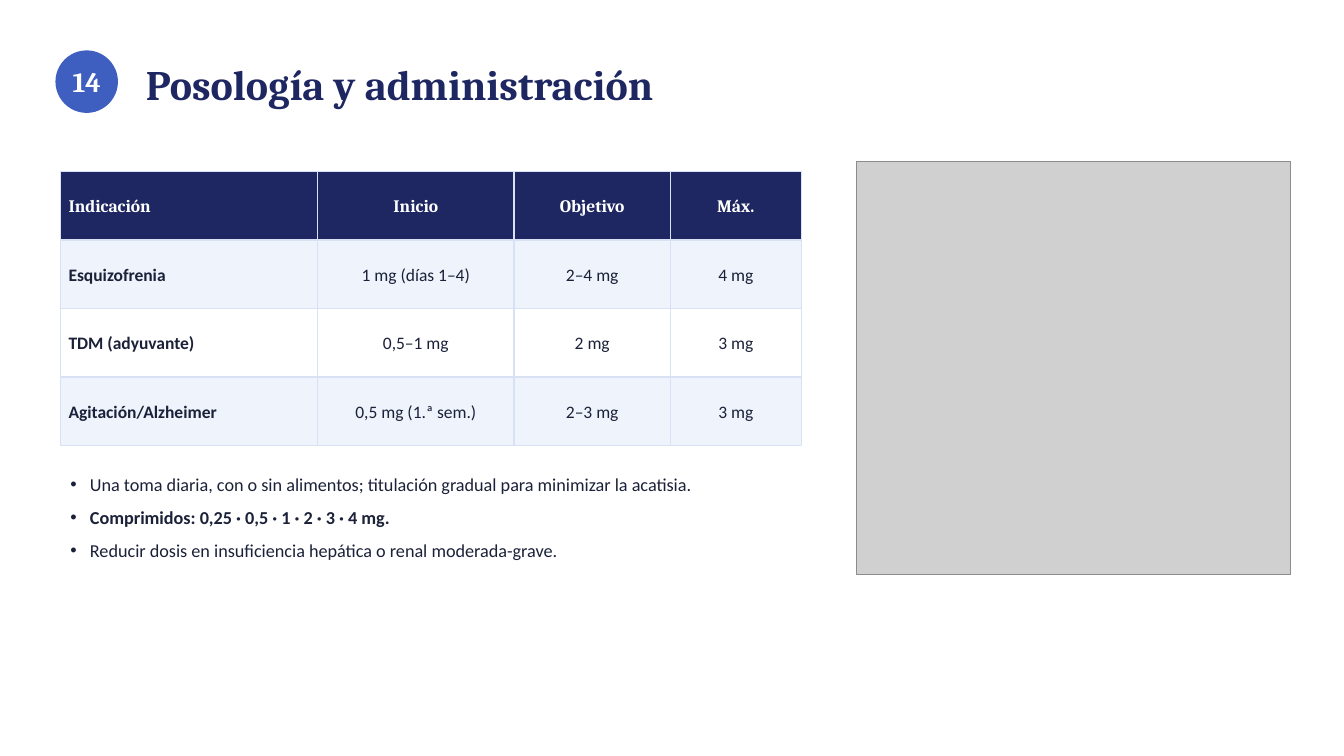
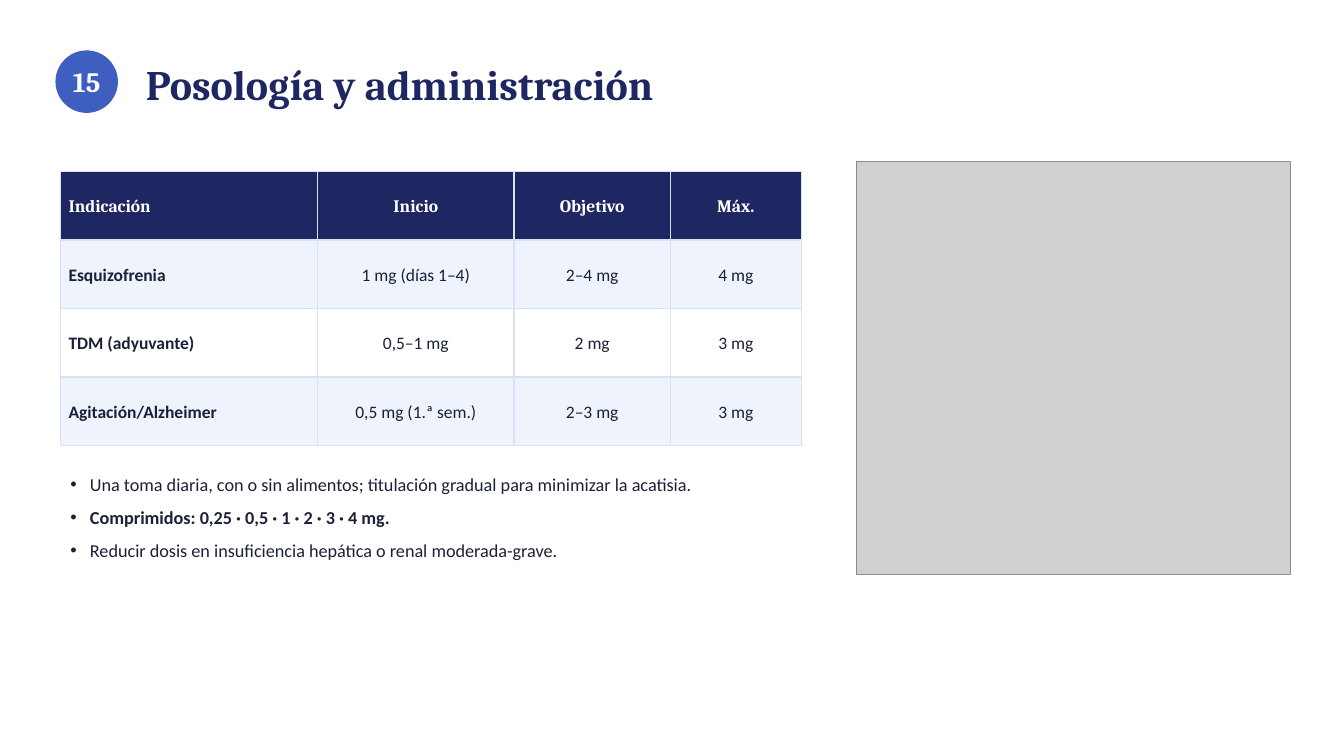
Before and after one commit to rjrm0483-cloud/Proyectos-RJ-., a slide deck: slide 16 of Brexpiprazol_Presentacion_Dra_Heydi_Trujillo.pptx (slide 15 before the commit). Drawn at 1344x756 pixels with LibreOffice and Linux fonts; fonts in the diff are those of the drawing; grey boxes stand for pictures. Boxes give left, top, right and bottom in pixels: in the first picture for what was removed or moved away, otherwise in the second. Text is boxed around its words. In the diff, an @@ line names an element or a change of style, - is before the commit and + after.

```diff
--- a/Brexpiprazol_Presentacion_Dra_Heydi_Trujillo.pptx
+++ b/Brexpiprazol_Presentacion_Dra_Heydi_Trujillo.pptx
@@ text at (73, 73, 100, 92): text changed @@
-14
+15
```
Also in this commit, not shown: 7 other slides changed, 1 slide added, 1 other file.
